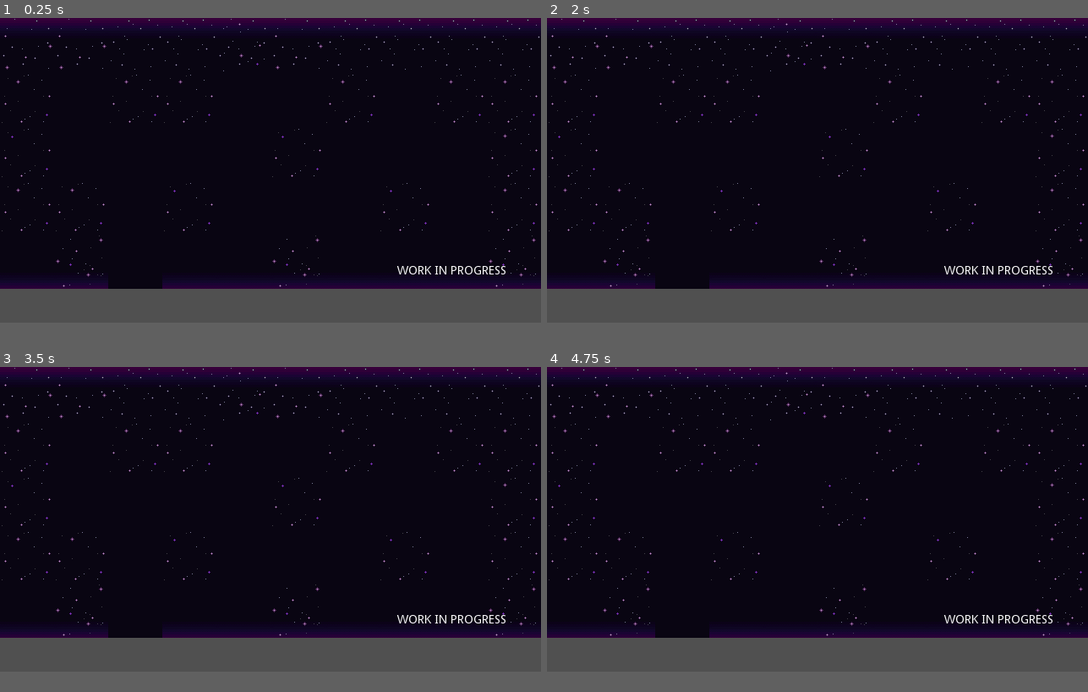
Above: before the commit, frames 1-4 (two rows, left to right).
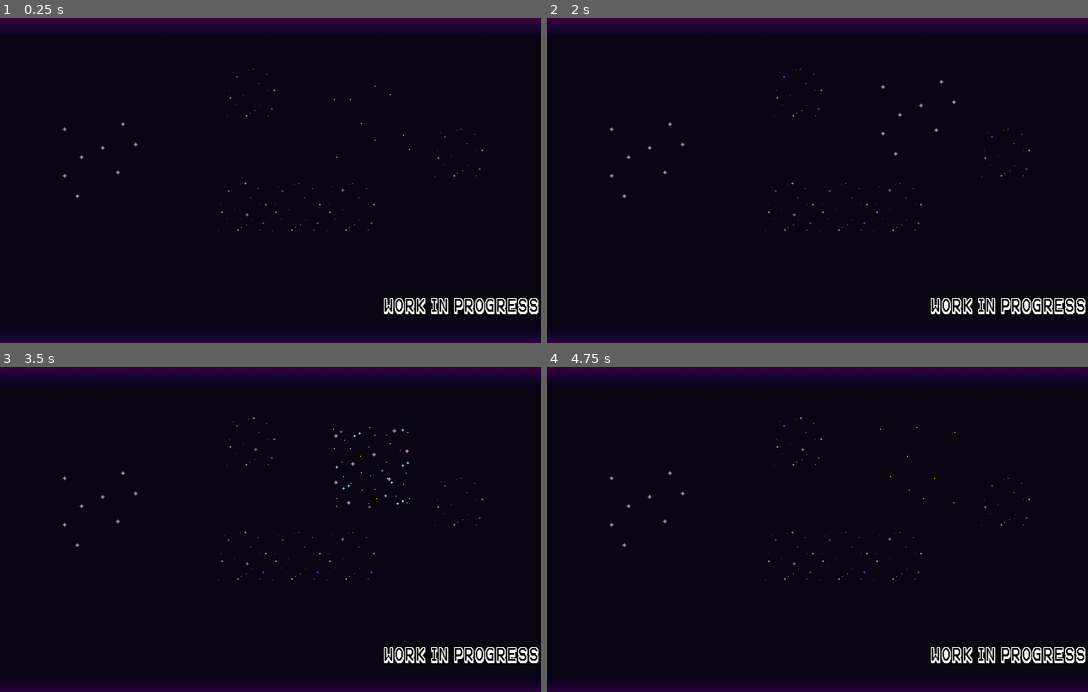
Above: after the commit, the same moments.

Repository: val-h/project-a
Game: Godot game, scene res://test.tscn
Same seed, same stepped clock (60 frames per second), same inputs: the game is played once before the commit and once after it.
Inputs:
- Up to frame 1 (0.25 s): no input
- Up to frame 2 (2 s): tap Enter at 1.25 s
- Up to frame 3 (3.5 s): tap Space at 2.75 s
- Up to frame 4 (4.75 s): tap Enter at 4.25 s
In our replay, the window is 640x360 before the commit and 640x384 after it. These sizes can differ from the game's own. Grey fills any space a smaller window leaves; there, only what the larger window draws over its background counts as a difference.

The runs differ from the first frame. In frame 1, 15% of the frame differs, in the area x 0-100%, y 0-100%; in frame 2, 16%; in frame 3, 16%; in frame 4, 15%.

Commit message:
Font and Animation Sprite tests

Diff:
--- /dev/null
+++ b/Project A/fonts/karma_font.tres
@@ -0,0 +1,9 @@
+[gd_resource type="DynamicFont" load_steps=2 format=2]
+
+[ext_resource path="res://fonts/KarmaFuture.ttf" type="DynamicFontData" id=1]
+
+[resource]
+size = 20
+outline_size = 1
+outline_color = Color( 0, 0, 0, 1 )
+font_data = ExtResource( 1 )
--- a/Project A/project.godot
+++ b/Project A/project.godot
@@ -22,7 +22,7 @@
 [display]
 
 window/size/width=640
-window/size/height=360
+window/size/height=384
 window/stretch/mode="viewport"
 
 [rendering]
--- a/Project A/test.tscn
+++ b/Project A/test.tscn
@@ -11,6 +11,13 @@
 [ext_resource path="res://art/textures/space/space texture2.png" type="Texture" id=9]
 [ext_resource path="res://art/textures/space/space texture1.png" type="Texture" id=10]
 [ext_resource path="res://art/textures/space/space texture4.png" type="Texture" id=11]
+[ext_resource path="res://art/star_clusters/star cluster4.png" type="Texture" id=12]
+[ext_resource path="res://art/star_clusters/star cluster1.png" type="Texture" id=13]
+[ext_resource path="res://art/star_clusters/star cluster2.png" type="Texture" id=14]
+[ext_resource path="res://art/star_clusters/star cluster3.png" type="Texture" id=15]
+[ext_resource path="res://art/star_clusters/star cluster5.png" type="Texture" id=16]
+[ext_resource path="res://art/star_clusters/star cluster6.png" type="Texture" id=17]
+[ext_resource path="res://fonts/karma_font.tres" type="DynamicFont" id=18]
 
 [sub_resource type="TileSet" id=1]
 0/name = "space texture8.png 0"
@@ -124,6 +131,22 @@
 10/shapes = [  ]
 10/z_index = 0
 
+[sub_resource type="SpriteFrames" id=2]
+animations = [ {
+"frames": [ ExtResource( 8 ), ExtResource( 11 ) ],
+"loop": true,
+"name": "default",
+"speed": 2.0
+} ]
+
+[sub_resource type="SpriteFrames" id=3]
+animations = [ {
+"frames": [ ExtResource( 13 ), ExtResource( 14 ), ExtResource( 15 ), ExtResource( 12 ), ExtResource( 16 ), ExtResource( 17 ) ],
+"loop": true,
+"name": "default",
+"speed": 2.0
+} ]
+
 [node name="Node2D" type="Node2D"]
 
 [node name="Background" type="Node2D" parent="."]
@@ -131,15 +154,32 @@
 [node name="TileMap" type="TileMap" parent="Background"]
 tile_set = SubResource( 1 )
 format = 1
-tile_data = PoolIntArray( 0, 1, 0, 1, 1, 0, 2, 0, 0, 3, 0, 0, 4, 2, 0, 5, 1, 0, 6, 0, 0, 7, 0, 0, 8, 0, 0, 9, 0, 0, 65536, 10, 0, 65537, 3, 0, 65538, 10, 0, 65539, 10, 0, 65540, 3, 0, 65541, 3, 0, 65542, 10, 0, 65543, 3, 0, 65544, 10, 0, 65545, 10, 0, 131072, 9, 0, 131073, 3, 0, 131074, 3, 0, 131075, 3, 0, 131076, 3, 0, 131077, 9, 0, 131078, 3, 0, 131079, 3, 0, 131080, 3, 0, 131081, 10, 0, 196608, 10, 0, 196609, 10, 0, 196610, 3, 0, 196611, 9, 0, 196612, 3, 0, 196613, 3, 0, 196614, 3, 0, 196615, 9, 0, 196616, 3, 0, 196617, 10, 0, 262144, 4, 0, 262145, 7, 0, 262146, 3, 0, 262147, 4, 0, 262148, 4, 0, 262149, 7, 0, 262150, 4, 0, 262151, 4, 0, 262152, 4, 0, 262153, 7, 0 )
+tile_data = PoolIntArray( 0, 5, 0, 1, 5, 0, 2, 5, 0, 3, 5, 0, 4, 5, 0, 5, 5, 0, 6, 5, 0, 7, 5, 0, 8, 5, 0, 9, 5, 0, 65536, 3, 0, 65537, 3, 0, 65538, 3, 0, 65539, 3, 0, 65540, 3, 0, 65541, 3, 0, 65542, 3, 0, 65543, 3, 0, 65544, 3, 0, 65545, 3, 0, 131072, 3, 0, 131073, 3, 0, 131074, 3, 0, 131075, 3, 0, 131076, 3, 0, 131077, 3, 0, 131078, 3, 0, 131079, 3, 0, 131080, 9, 0, 131081, 3, 0, 196608, 3, 0, 196609, 3, 0, 196610, 3, 0, 196611, 3, 0, 196612, 6, 0, 196613, 9, 0, 196614, 10, 0, 196615, 3, 0, 196616, 3, 0, 196617, 3, 0, 262144, 3, 0, 262145, 3, 0, 262146, 3, 0, 262147, 3, 0, 262148, 3, 0, 262149, 3, 0, 262150, 3, 0, 262151, 3, 0, 262152, 3, 0, 262153, 3, 0, 327680, 4, 0, 327681, 4, 0, 327682, 4, 0, 327683, 4, 0, 327684, 4, 0, 327685, 4, 0, 327686, 4, 0, 327687, 4, 0, 327688, 4, 0, 327689, 4, 0 )
 
-[node name="Label" type="Label" parent="Background"]
-margin_left = 430.0
-margin_top = 240.0
-margin_right = 639.0
-margin_bottom = 358.0
-custom_colors/font_color = Color( 1, 1, 1, 1 )
-text = "Work in Progress"
+[node name="SparklingStars" type="AnimatedSprite" parent="Background"]
+position = Vector2( 297.97, 89.2446 )
+frames = SubResource( 2 )
+frame = 1
+playing = true
+
+[node name="StaticStars" type="Sprite" parent="Background"]
+position = Vector2( 118.018, 168.736 )
+texture = ExtResource( 12 )
+
+[node name="ChangingStars" type="AnimatedSprite" parent="Background"]
+position = Vector2( 438.908, 118.505 )
+frames = SubResource( 3 )
+frame = 5
+playing = true
+
+[node name="WIP" type="Label" parent="."]
+margin_left = 450.0
+margin_top = 319.623
+margin_right = 640.0
+margin_bottom = 359.623
+custom_fonts/font = ExtResource( 18 )
+text = "work in progress"
 align = 1
 valign = 1
 uppercase = true
+percent_visible = -0.0714286
Binary file added: Project A/art/star_clusters/star cluster1.png
Not shown, added: Project A/art/star_clusters/star cluster1.png.import
Binary file added: Project A/art/star_clusters/star cluster2.png
Not shown, added: Project A/art/star_clusters/star cluster2.png.import
Binary file added: Project A/art/star_clusters/star cluster3.png
Not shown, added: Project A/art/star_clusters/star cluster3.png.import
Binary file added: Project A/art/star_clusters/star cluster4.png
Not shown, added: Project A/art/star_clusters/star cluster4.png.import
Binary file added: Project A/art/star_clusters/star cluster5.png
Not shown, added: Project A/art/star_clusters/star cluster5.png.import
Binary file added: Project A/art/star_clusters/star cluster6.png
Not shown, added: Project A/art/star_clusters/star cluster6.png.import
(and 2 more such lines)
